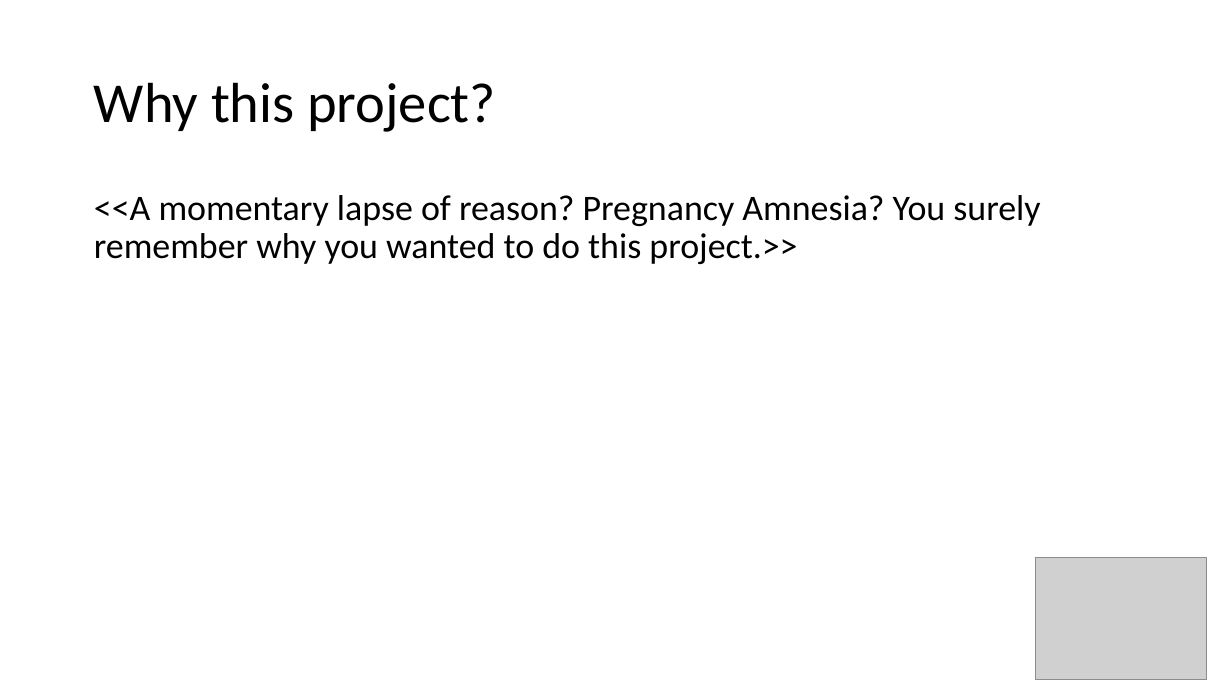
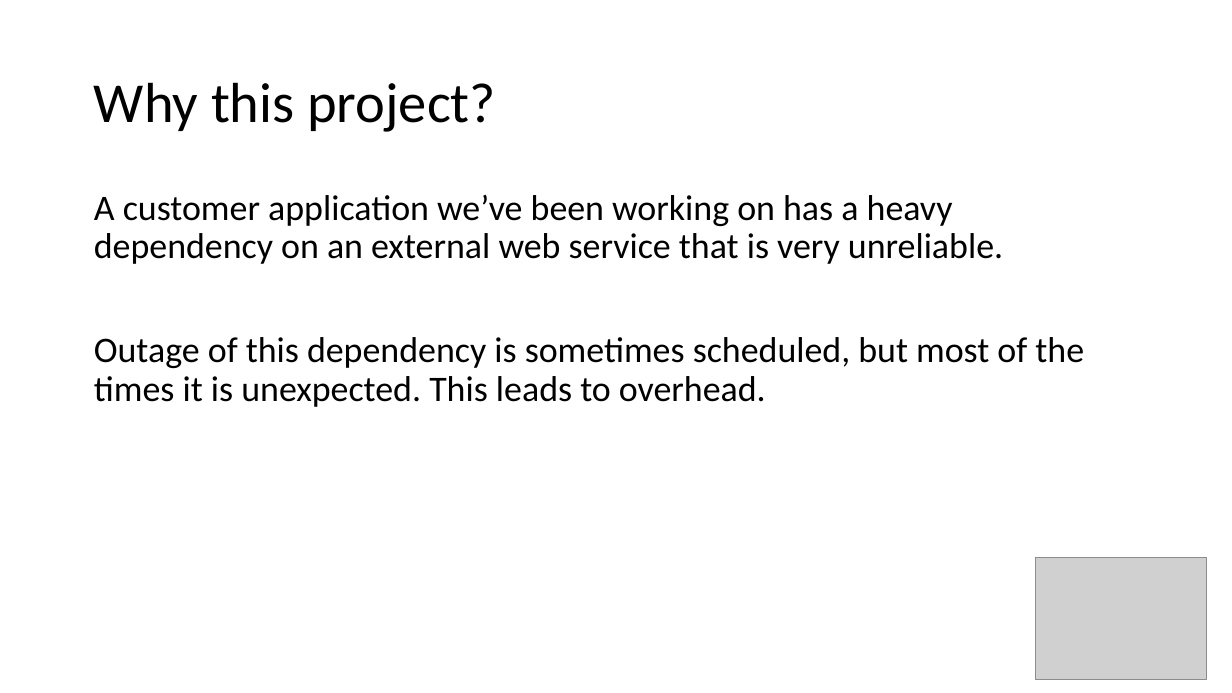
Before and after one commit to gitom/failback, a slide deck: slide 3 of FactSheet.pptx. Drawn at 1232x693 pixels with LibreOffice and Linux fonts; fonts in the diff are those of the drawing; grey boxes stand for pictures. Boxes give left, top, right and bottom in pixels: in the first picture for what was removed or moved away, otherwise in the second. Text is boxed around its words. In the diff, an @@ line names an element or a change of style, - is before the commit and + after.

```diff
--- a/FactSheet.pptx
+++ b/FactSheet.pptx
@@ text at [94,194,1084,407]: text changed @@
-<<A momentary lapse of reason? Pregnancy Amnesia? You surely remember why you wanted to do this project.>>
+A customer application we’ve been working on has a heavy dependency on an external web service that is very unreliable.
+Outage of this dependency is sometimes scheduled, but most of the times it is unexpected. This leads to overhead.
```
Also in this commit, not shown: 8 other slides changed.
